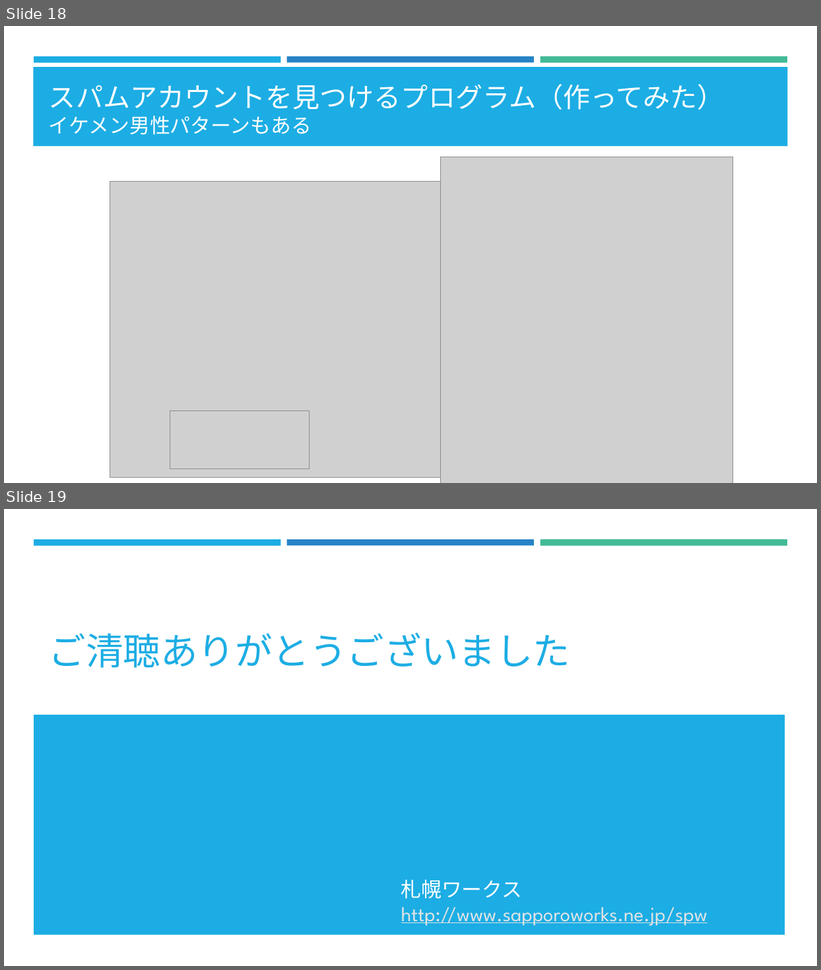
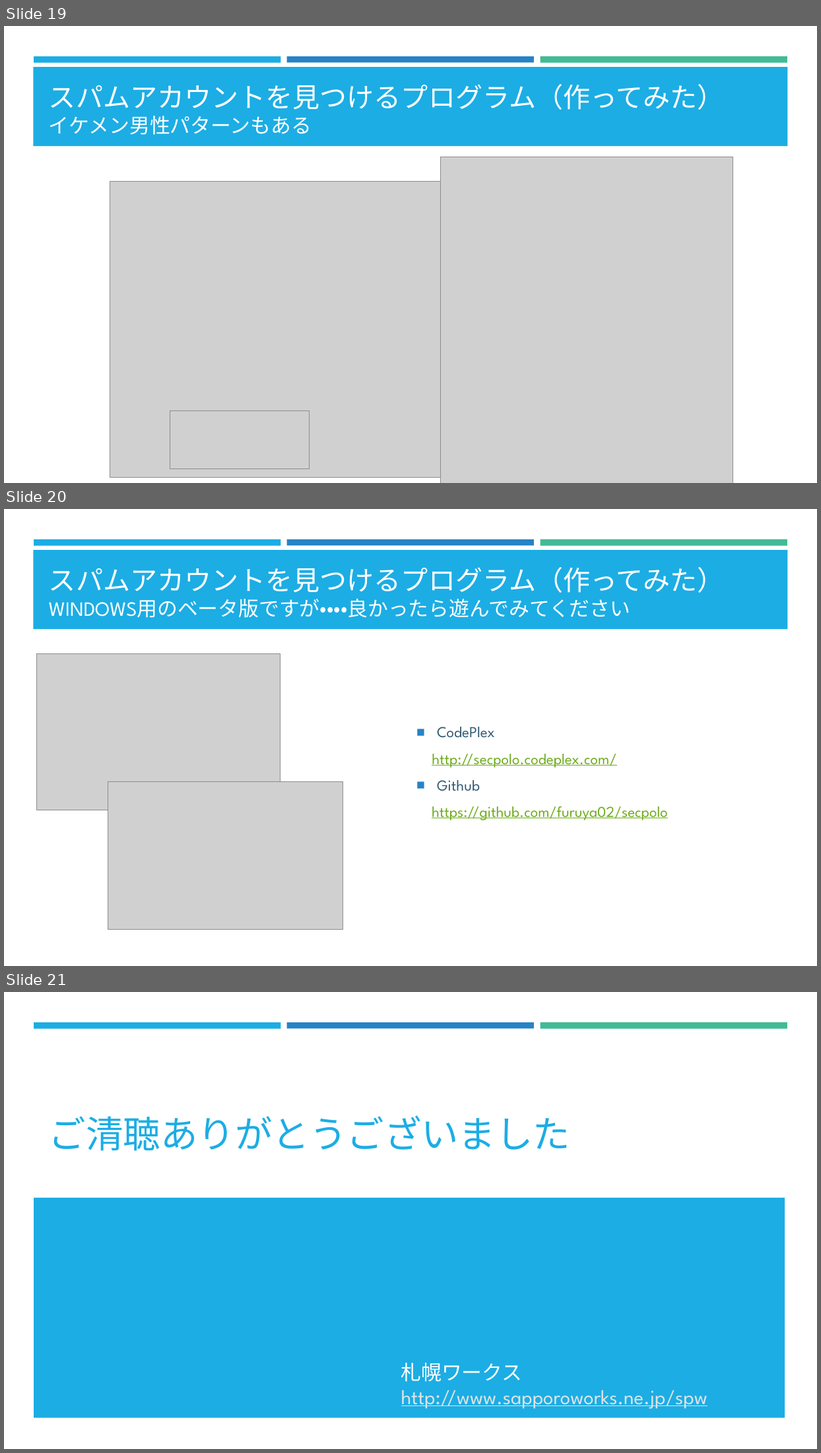
Before and after one commit to furuya02/secpolo, a slide deck: doc/secpolo2013.07.20.pptx. Shown one above the other, each under a label of ours: slides 18 and 19 before the commit, slides 19, 20 and 21 after it. The pictures are 821x970 and 821x1453 pixels, drawn with LibreOffice and Linux fonts; fonts in the diff are those of the drawing; grey boxes stand for pictures. Boxes give left, top, right and bottom in pixels: in the first picture for what was removed or moved away, otherwise in the second. Text is boxed around its words. In the diff, an @@ line names an element or a change of style, - is before the commit and + after.

Commit message:
2013.07.20 0450

```diff
--- a/doc/secpolo2013.07.20.pptx
+++ b/doc/secpolo2013.07.20.pptx
@@ slide 20 added at (x1=4, y1=509, x2=817, y2=966), background #FFFFFF; not listed: 4 template elements that a slide beside it also shows @@
@@ title added at (x1=49, y1=567, x2=725, y2=618), 24 pt, text #FFFFFF @@
+スパムアカウントを見つけるプログラム（作ってみた）
+WINDOWS用のベータ版ですが・・・・良かったら遊んでみてください
@@ picture added at (x1=36, y1=654, x2=281, y2=811) @@
@@ text added at (x1=432, y1=727, x2=668, y2=821), 18 pt, text #6EAC1C, underline @@
+■ CodePlex
+http://secpolo.codeplex.com/
+■ Github
+https://github.com/furuya02/secpolo
@@ picture added at (x1=108, y1=782, x2=343, y2=930) @@
@@ what was slide 18 is now slide 19 @@
@@ what was slide 19 is now slide 21 @@
```
Also in this commit, not shown: 1 other slide added.
